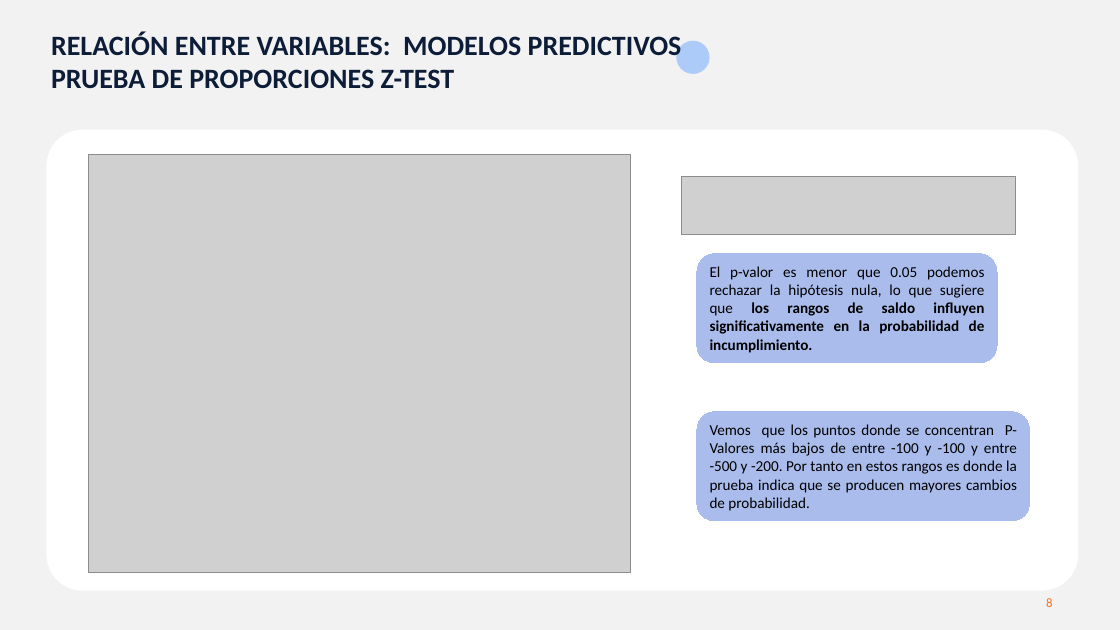
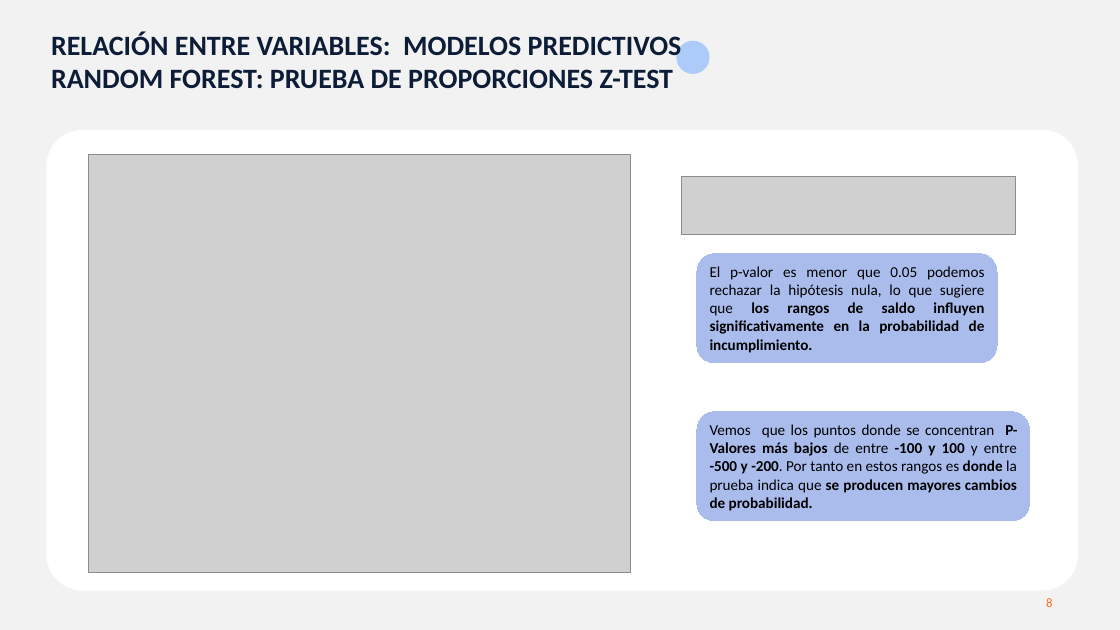
Before and after one commit to MarinaTorba/PersonalDataProrjects, a slide deck: slide 8 of Equip_B/results/S3_Presentacion_Finanzas.pptx. Drawn at 1120x630 pixels with LibreOffice and Linux fonts; fonts in the diff are those of the drawing; grey boxes stand for pictures. Boxes give left, top, right and bottom in pixels: in the first picture for what was removed or moved away, otherwise in the second. Text is boxed around its words. In the diff, an @@ line names an element or a change of style, - is before the commit and + after.

Commit message:
ppt final

```diff
--- a/Equip_B/results/S3_Presentacion_Finanzas.pptx
+++ b/Equip_B/results/S3_Presentacion_Finanzas.pptx
@@ text at (51,69,674,88): text changed @@
-PRUEBA DE PROPORCIONES Z-TEST
+RANDOM FOREST: PRUEBA DE PROPORCIONES Z-TEST
@@ text in rounded rectangle at (710,424,1017,511): text changed @@
-Vemos que los puntos donde se concentran P-Valores más bajos de entre -100 y -100 y entre -500 y -200. Por tanto en estos rangos es donde la prueba indica que se producen mayores cambios de probabilidad.
+Vemos que los puntos donde se concentran P-Valores más bajos de entre -100 y 100 y entre -500 y -200. Por tanto en estos rangos es donde la prueba indica que se producen mayores cambios de probabilidad.
```
Also in this commit, not shown: 7 other slides changed.
